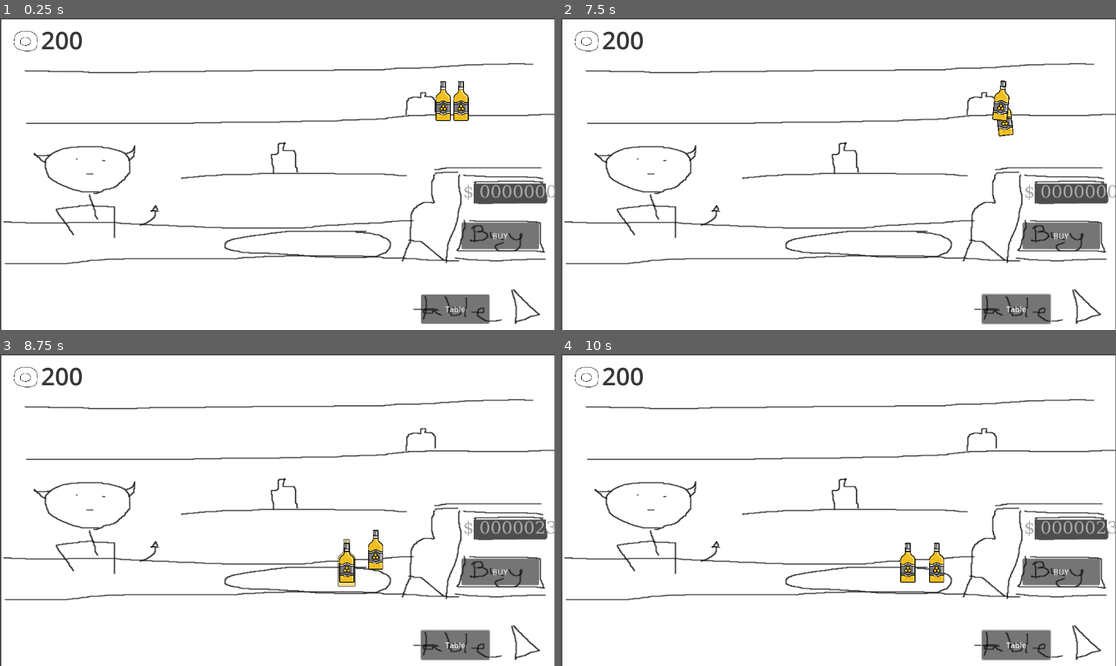
Above: before the commit, frames 1-4 (two rows, left to right).
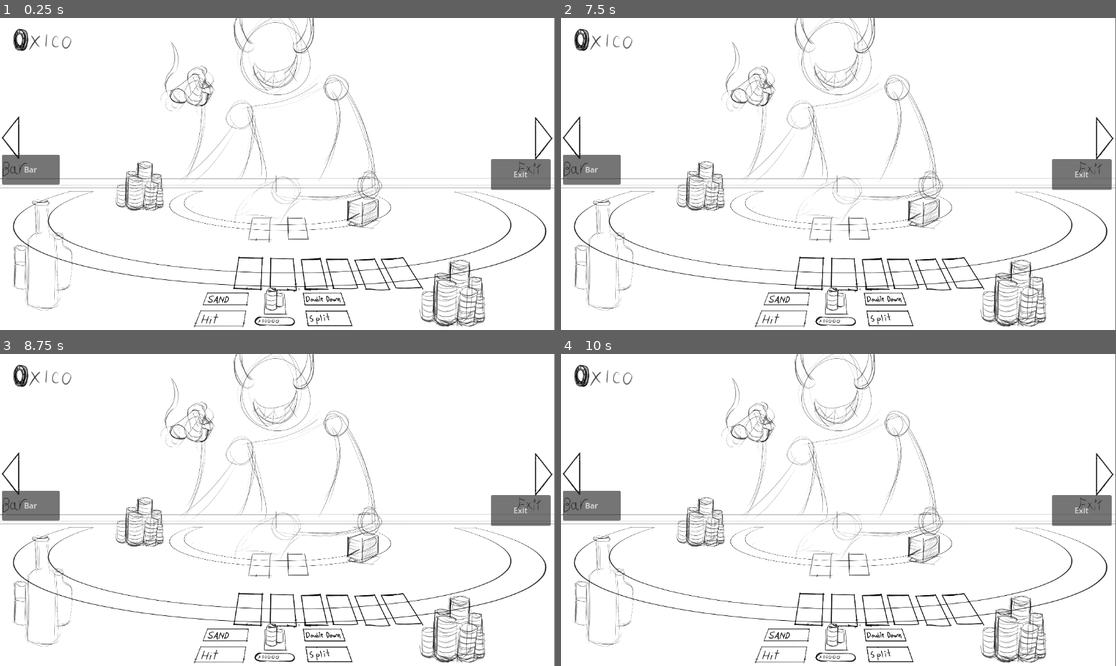
Above: after the commit, the same moments.

Repository: Green-Shirt-Games/GWJ-83
Game: Godot game, scene res://master_scene/master.tscn
Same seed, same stepped clock (60 frames per second), same inputs: the game is played once before the commit and once after it. Before the commit the project starts from res://bar_scene/bar.tscn.
Inputs (mouse positions are in pixels of both pictures, inside the frame that each line leads up to):
- Up to frame 1 (0.25 s): no input
- Up to frame 2 (7.5 s): click (1060, 236) at 0.5 s, where only the run before the commit has a clickable "BUY"; click (594, 170) at 1.25 s, where only the run after the commit has a clickable "Bar"; click "Table" at 2 s; click (1060, 236) at 2.75 s, where only the run before the commit has a clickable "BUY"; click (594, 170) at 3.5 s, where only the run after the commit has a clickable "Bar"; click "Table" at 4.25 s; click (1060, 236) at 5 s, where only the run before the commit has a clickable "BUY"; click (594, 170) at 5.75 s, where only the run after the commit has a clickable "Bar"; click "Table" at 6.5 s; tap Enter at 7.25 s; drag from (1021, 102) to (871, 220) at 7.27 s
- Up to frame 3 (8.75 s): drag from (421, 441) to (344, 550) at 8.02 s
- Up to frame 4 (10 s): move the mouse to (894, 441) at 8.77 s; click (894, 441) at 8.92 s; tap Space at 9.5 s; drag from (810, 572) to (672, 463) at 9.52 s

The runs differ from the first frame. In frame 1, 17% of the frame differs, in the area x 0-100%, y 0-100%; in frame 2, 17%; in frame 3, 17%; in frame 4, 17%.

Commit message:
Basic master scene to handle moving between our main game scenes

Diff:
--- a/bar_scene/bar.gd
+++ b/bar_scene/bar.gd
@@ -1,14 +1,21 @@
 extends Node2D
 class_name Bar
+
+signal to_table_pressed
 
 @onready var spawn_points : Array[Node] = $BottleSpawnPoints.get_children()
 @onready var bottles : Array[Node] = $Bottles.get_children()
 @export var drink_poof_scene : PackedScene
 @onready var register : Register = $Register
+@onready var to_table_button : Button = $ToTableButton
 
 func _ready() -> void:
 	_reset()
 	register.buy_pressed.connect(_on_buy_pressed)
+	to_table_button.pressed.connect(
+		func():
+			to_table_pressed.emit()
+	)
 
 
 func _reset():
--- a/bar_scene/bar.tscn
+++ b/bar_scene/bar.tscn
@@ -14,6 +14,9 @@
 size = Vector2(1160, 20)
 
 [sub_resource type="FontFile" id="FontFile_ed2hp"]
+subpixel_positioning = 0
+msdf_pixel_range = 14
+msdf_size = 128
 cache/0/16/0/ascent = 0.0
 cache/0/16/0/descent = 0.0
 cache/0/16/0/underline_position = 0.0
@@ -210,7 +213,7 @@
 position = Vector2(215, -799)
 
 [node name="CollisionShape2D" type="CollisionShape2D" parent="PhysicsBounds/Bounds3"]
-position = Vector2(357, 402)
+position = Vector2(361, 331)
 shape = SubResource("RectangleShape2D_ed2hp")
 
 [node name="Bounds4" type="StaticBody2D" parent="PhysicsBounds"]
--- /dev/null
+++ b/master_scene/door.gd
@@ -0,0 +1,18 @@
+extends Node2D
+class_name Door
+
+signal to_table_pressed
+
+@onready var to_table_button1 : Button = $Button
+@onready var to_table_button2 : Button = $Button2
+
+func _ready() -> void:
+	to_table_button1.pressed.connect(
+		func():
+			to_table_pressed.emit()
+	)
+
+	to_table_button2.pressed.connect(
+		func():
+			to_table_pressed.emit()
+	)
--- /dev/null
+++ b/master_scene/master.gd
@@ -0,0 +1,37 @@
+extends Node2D
+
+
+@onready var bar : Bar = $Bar
+@onready var table : Table = $Table
+@onready var door : Door = $Door
+
+
+func _ready() -> void:
+	table.visible = true
+	bar.visible = false
+	door.visible = false
+
+	bar.to_table_pressed.connect(_on_bar_to_table)
+	table.to_bar_pressed.connect(_on_table_to_bar)
+	table.to_exit_pressed.connect(_on_table_to_exit)
+	door.to_table_pressed.connect(_on_exit_to_table)
+
+
+func _on_table_to_bar():
+	table.visible = false
+	bar.visible = true
+
+
+func _on_exit_to_table():
+	table.visible = true
+	door.visible = false
+
+
+func _on_table_to_exit():
+	table.visible = false
+	door.visible = true
+
+
+func _on_bar_to_table():
+	table.visible = true
+	bar.visible = false
--- /dev/null
+++ b/master_scene/master.tscn
@@ -0,0 +1,59 @@
+[gd_scene load_steps=7 format=3 uid="uid://d28q5hciylyr6"]
+
+[ext_resource type="PackedScene" uid="uid://csmtb1unug2lj" path="res://bar_scene/bar.tscn" id="1_jon4l"]
+[ext_resource type="Script" uid="uid://cj8m3c8gns0dc" path="res://master_scene/master.gd" id="1_rjbwc"]
+[ext_resource type="Texture2D" uid="uid://cmrr6x0crj6u4" path="res://raw_assets/Black_Jack_Table_V02.3.png" id="2_mynku"]
+[ext_resource type="Script" uid="uid://bluqiy46sep2r" path="res://master_scene/table.gd" id="3_p6r15"]
+[ext_resource type="Texture2D" uid="uid://b1vihdra7lcvi" path="res://raw_assets/door.png" id="3_rjbwc"]
+[ext_resource type="Script" uid="uid://bc1mqqf0evoe0" path="res://master_scene/door.gd" id="5_ue4ay"]
+
+[node name="Master" type="Node2D"]
+script = ExtResource("1_rjbwc")
+
+[node name="Bar" parent="." instance=ExtResource("1_jon4l")]
+visible = false
+
+[node name="Table" type="Node2D" parent="."]
+script = ExtResource("3_p6r15")
+
+[node name="Sprite2D" type="Sprite2D" parent="Table"]
+position = Vector2(575.5, 324)
+scale = Vector2(0.296649, 0.294545)
+texture = ExtResource("2_mynku")
+
+[node name="BarButton" type="Button" parent="Table"]
+offset_left = 4.0
+offset_top = 284.0
+offset_right = 124.0
+offset_bottom = 346.0
+text = "Bar"
+
+[node name="ExitButton" type="Button" parent="Table"]
+offset_left = 1019.0
+offset_top = 293.0
+offset_right = 1143.0
+offset_bottom = 357.0
+text = "Exit"
+
+[node name="Door" type="Node2D" parent="."]
+visible = false
+script = ExtResource("5_ue4ay")
+
+[node name="Sprite2D" type="Sprite2D" parent="Door"]
+position = Vector2(576.5, 326)
+scale = Vector2(0.600521, 0.609259)
+texture = ExtResource("3_rjbwc")
+
+[node name="Button" type="Button" parent="Door"]
+offset_left = 22.0
+offset_top = 364.0
+offset_right = 135.0
+offset_bottom = 424.0
+text = "Table"
+
+[node name="Button2" type="Button" parent="Door"]
+offset_left = 1013.0
+offset_top = 407.0
+offset_right = 1126.0
+offset_bottom = 467.0
+text = "Table"
--- /dev/null
+++ b/master_scene/table.gd
@@ -0,0 +1,21 @@
+extends Node2D
+class_name Table
+
+signal to_exit_pressed
+signal to_bar_pressed
+
+
+@onready var to_exit_button : Button = $ExitButton
+@onready var to_bar_button : Button = $BarButton
+
+
+func _ready() -> void:
+	to_bar_button.pressed.connect(
+		func():
+			to_bar_pressed.emit()
+	)
+
+	to_exit_button.pressed.connect(
+		func():
+			to_exit_pressed.emit()
+	)
--- a/project.godot
+++ b/project.godot
@@ -11,7 +11,7 @@
 [application]
 
 config/name="TemplateProject"
-run/main_scene="uid://csmtb1unug2lj"
+run/main_scene="uid://d28q5hciylyr6"
 config/features=PackedStringArray("4.4", "GL Compatibility")
 config/icon="res://icon.svg"
 
Not shown, added: master_scene/door.gd.uid
Not shown, added: master_scene/master.gd.uid
Not shown, added: master_scene/table.gd.uid
Binary file added: raw_assets/Black_Jack_Table_V02.3.png
Not shown, added: raw_assets/Black_Jack_Table_V02.3.png.import
Binary file added: raw_assets/door.png
Not shown, added: raw_assets/door.png.import
